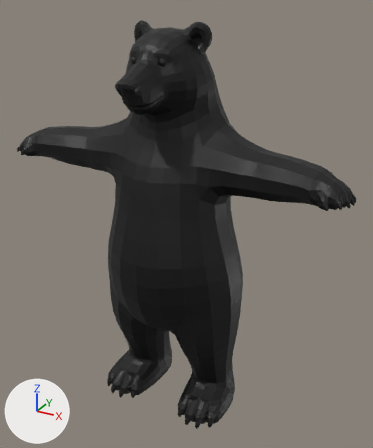
The Blender file assets/models/polar-bear/tripo-hand/polar-bear.blend as it was, and as the next commit left it.
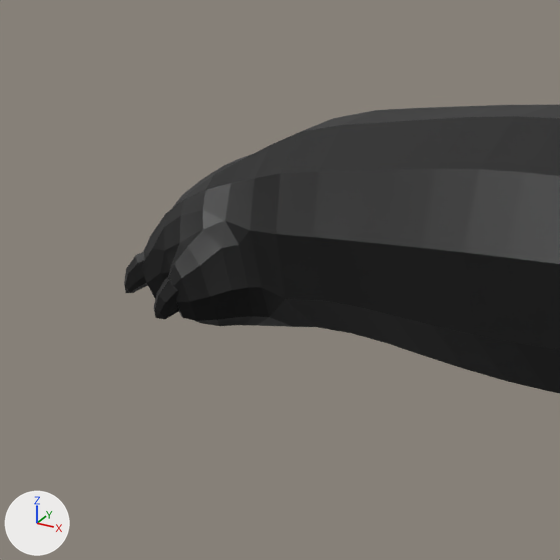
The first picture shows the older version from a 50 mm lens placed at (0.613, -1.044, 1.048), pointed at (0.027, 0.022, 0.515). The close-ups show the older and then the newer version on the part from 0% to 20% of the width and 25% to 42% of the height of that picture. Only the edits that show in the close-ups are written down. Arrows for +X, +Y and +Z are at lower left; the lights stay in place.

In view in the first close-up: 'polar_bear'.
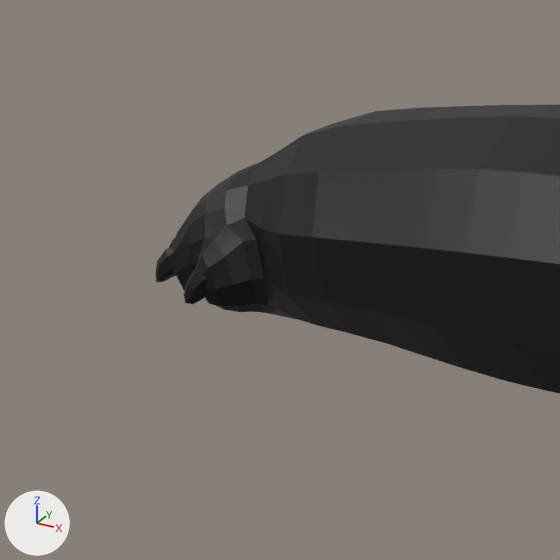
Where the change shows, as pixel boxes (x1, y1, x2, y2) in the close-ups (560 x 560 px; the box of a moved part takes in the faces that stretch with it):
'polar_bear', reshaped: before (124, 105, 560, 393); after (155, 105, 560, 393)
part 1 of me_polar_bear, moved or reshaped: before (124, 252, 148, 293); after (155, 247, 176, 282)
part 2 of me_polar_bear, moved or reshaped: before (154, 278, 179, 319); after (184, 269, 207, 304)
part 3 of me_polar_bear, moved or reshaped: before (143, 110, 375, 333); after (172, 112, 373, 334)

The change, as a list of edits to the scene's bpy script:
```text
Change me_polar_bear:
    used by ob_polar_bear; location = (0.0, 0.0, 0.0)
    remove me_polar_bear.from_pydata(...)  # 3320 vertices, 3499 faces; spans x -0.444..0.444, y -0.194..0.192, z -0.001..1.001
    add me_polar_bear.from_pydata(...)  # 3320 vertices, 3499 faces; spans x -0.436..0.436, y -0.194..0.192, z -0.001..1.001
    me_polar_bear part 1: the loose piece of 33 vertices spanning x -0.429..-0.414, y -0.087..-0.073, z 0.671..0.688 is scaled about its middle by 0.856, then moved by (0.005, 0.009, 0.001)
    me_polar_bear part 2: the loose piece of 33 vertices spanning x -0.406..-0.391, y -0.097..-0.08, z 0.667..0.684 is scaled about its middle by 0.856, then moved by (0.002, 0.011, 0.002)
    me_polar_bear part 3: 195 of 3320 vertices moved; they spanned x -0.439..-0.358, y -0.094..0.011, z 0.656..0.729 and now span x -0.431..-0.359, y -0.081..0.009, z 0.658..0.727; mean shift (0.004, 0.004, 0.001); largest move (-0.396, -0.094, 0.679) -> (-0.395, -0.081, 0.68)
    other edits to the shape of me_polar_bear do not show in these pictures
```
